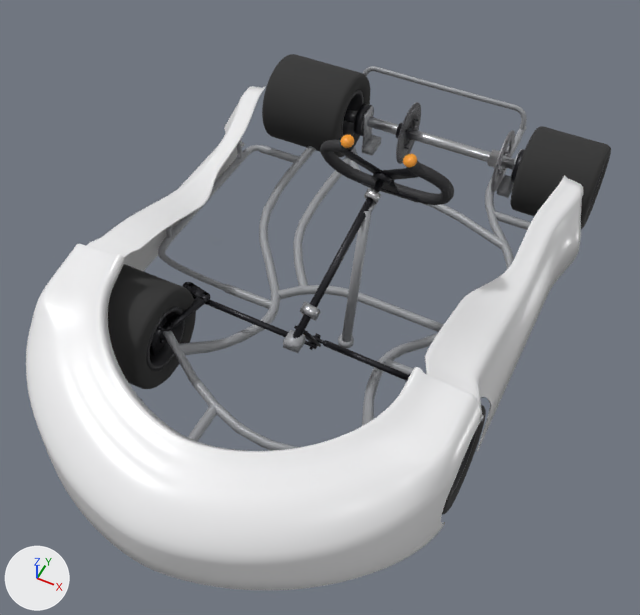
Before and after pictures for a commit that changed the FBX model Assets/Resources/KartModel/OKT_Kart.fbx.
The view is the same before and after, from a 50 mm lens placed at (0.683, -1.105, 1.85), pointed at (0.002, 0.256, 0.149). Every picture has the same lights, and +X, +Y and +Z are marked at lower left. The older version comes first. Where no turn or scale is listed for an object, it has been applied to the vertices. Vertices at exactly the same position are counted once.

The first picture shows 'Axle', 'BodyNose_Pointed', 'BodySide_L_Pointed', 'BodySide_R_Pointed', 'BézierCurve', 'BézierCurve.002', 'Shaft', 'SteeringUpright', 'SteeringWheel', 'Tire_LR', 'Tire_RF', 'Tire_RR' and 25 more.
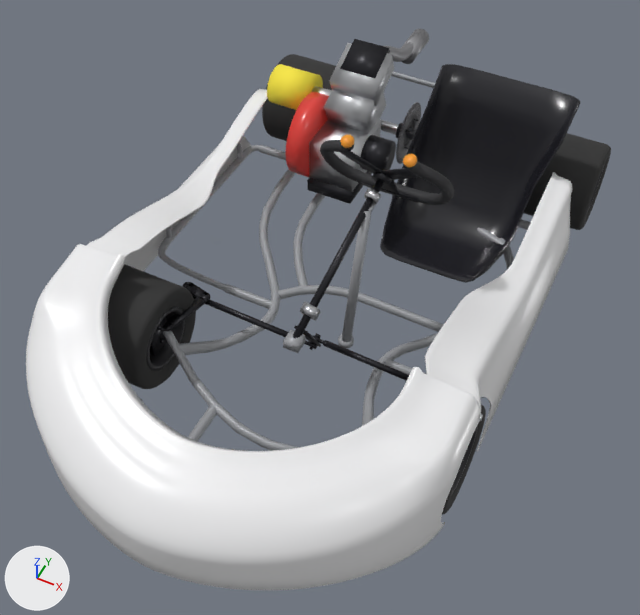
Diff of the bpy script that builds the scene:
```diff
--- a/Assets/Resources/KartModel/OKT_Kart.fbx.py
+++ b/Assets/Resources/KartModel/OKT_Kart.fbx.py
@@ me_bodyside_r_pointed_001 @@
-me_bodyside_r_pointed_001.from_pydata(...)  # 754 vertices, 707 faces; spans x -0.562..-0.372, y -0.013..0.886, z 0.025..0.329
+me_bodyside_r_pointed_001.from_pydata(...)  # 754 vertices, 707 faces; spans x -0.531..-0.372, y -0.013..0.886, z 0.025..0.329
+# me_bodyside_r_pointed_001 part 2: 160 of 754 vertices moved; they spanned x -0.562..-0.437, y 0.706..0.886, z 0.025..0.278 and now span x -0.531..-0.436, y 0.706..0.886, z 0.025..0.278; mean shift (0.017, 0.0, 0.0); largest move (-0.523, 0.879, 0.258) -> (-0.492, 0.879, 0.258)
 me_bodyside_r_pointed_001.materials.append(mat_body_paint)
@@ me_bodyside_l_pointed_001 @@
-me_bodyside_l_pointed_001.from_pydata(...)  # 760 vertices, 712 faces; spans x 0.372..0.562, y -0.013..0.886, z 0.025..0.329
+me_bodyside_l_pointed_001.from_pydata(...)  # 760 vertices, 712 faces; spans x 0.372..0.531, y -0.013..0.886, z 0.025..0.329
+# me_bodyside_l_pointed_001 part 1: 160 of 760 vertices moved; they spanned x 0.437..0.562, y 0.706..0.886, z 0.025..0.278 and now span x 0.436..0.531, y 0.706..0.886, z 0.025..0.278; mean shift (-0.017, 0.0, 0.0); largest move (0.523, 0.879, 0.258) -> (0.492, 0.879, 0.258)
 me_bodyside_l_pointed_001.materials.append(mat_body_paint)
@@ ob_engine_mountclutch @@
+ob_engine_mountclutch = bpy.data.objects.new('Engine_MountClutch', me_engine_mountclutch)  # 64 vertices, 38 faces; spans x -0.254..-0.046, y 0.686..0.964, z 0.114..0.476; in mat_anodized_black (black #27272c)
+ob_engine_mountclutch.location = (0.0, 0.0, 0.0)
@@ ob_engine_exhaust @@
+ob_engine_exhaust = bpy.data.objects.new('Engine_Exhaust', me_engine_exhaust)  # 632 vertices, 600 faces; spans x -0.197..-0.124, y 0.858..1.278, z 0.302..0.463; in mat_exhaust_steel (grey #b3b3b6)
+ob_engine_exhaust.location = (0.0, 0.0, 0.0)
@@ ob_seatshell @@
+ob_seatshell = bpy.data.objects.new('SeatShell', me_seatshell)  # 144 vertices, 142 faces; spans x -0.008..0.422, y 0.546..0.973, z 0.041..0.479; in mat_seat_black (black #212127)
+ob_seatshell.location = (0.0, 0.0, 0.0)
@@ ob_engine_block @@
+ob_engine_block = bpy.data.objects.new('Engine_Block', me_engine_block)  # 56 vertices, 36 faces; spans x -0.33..-0.114, y 0.698..0.97, z 0.152..0.466; in mat_engine_alu (light grey #ced0d3)
+ob_engine_block.location = (0.0, 0.0, 0.0)
@@ ob_engine_airfilter @@
+ob_engine_airfilter = bpy.data.objects.new('Engine_AirFilter', me_engine_airfilter)  # a 24-sided cylinder along x spanning x -0.4572..-0.3302, y 0.823..0.9398, z 0.2464..0.3632; in mat_filter_yellow (yellow #f9e73f)
+ob_engine_airfilter.location = (0.0, 0.0, 0.0)
@@ ob_engine_starter @@
+ob_engine_starter = bpy.data.objects.new('Engine_Starter', me_engine_starter)  # a 32-sided cylinder along x spanning x -0.318..-0.254, y 0.673..0.917, z 0.107..0.351; in mat_engine_red (red #e13f38)
+ob_engine_starter.location = (0.0, 0.0, 0.0)
```

Boxes [x1, y1, x2, y2] around the edits, measured in the pictures (640 x 615 px; the box of a moved part takes in the faces that stretch with it):
'SeatShell', added (black): after [380, 64, 580, 283]
'BodySide_L_Pointed', reshaped (6% narrower): before [425, 175, 583, 452]; after [425, 172, 573, 452]
'BodySide_R_Pointed', reshaped: before [86, 86, 266, 271]; after [86, 89, 268, 271]
'Engine_Block', added: after [309, 43, 395, 191]
'Engine_MountClutch', added (black): after [307, 39, 396, 204]
'Engine_Starter', added (red): after [286, 92, 329, 177]
'Engine_AirFilter', added (yellow): after [267, 64, 323, 110]
'Engine_Exhaust', added: after [384, 28, 429, 64]
part 1 of me_bodyside_l_pointed_001, moved or reshaped: before [528, 175, 583, 293]; after [528, 172, 573, 293]
part 2 of me_bodyside_r_pointed_001, moved or reshaped: before [219, 87, 266, 176]; after [219, 97, 268, 176]
'Tire_RR', unchanged, covered by the edit: before [262, 54, 370, 157]; after [262, 54, 336, 141]
